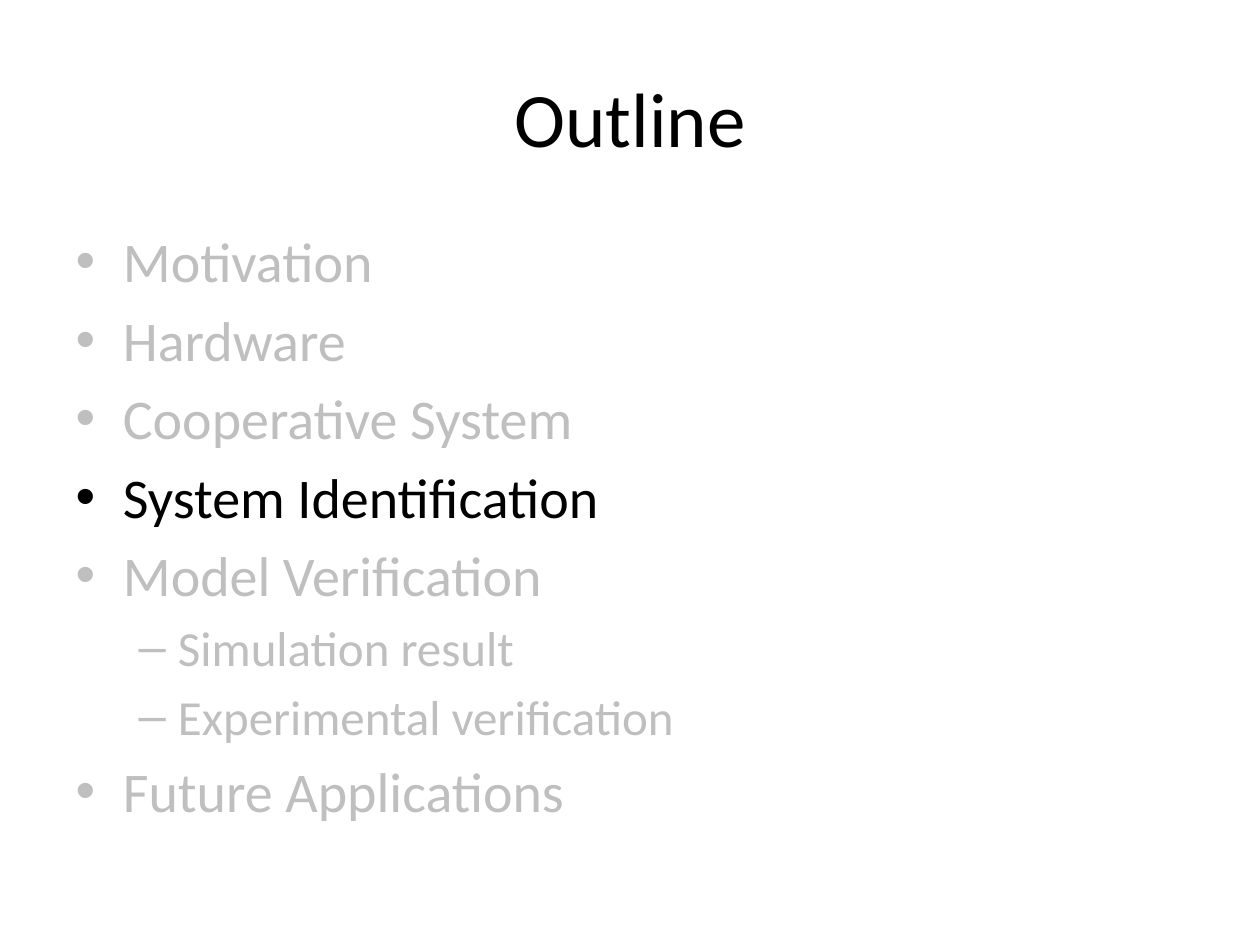
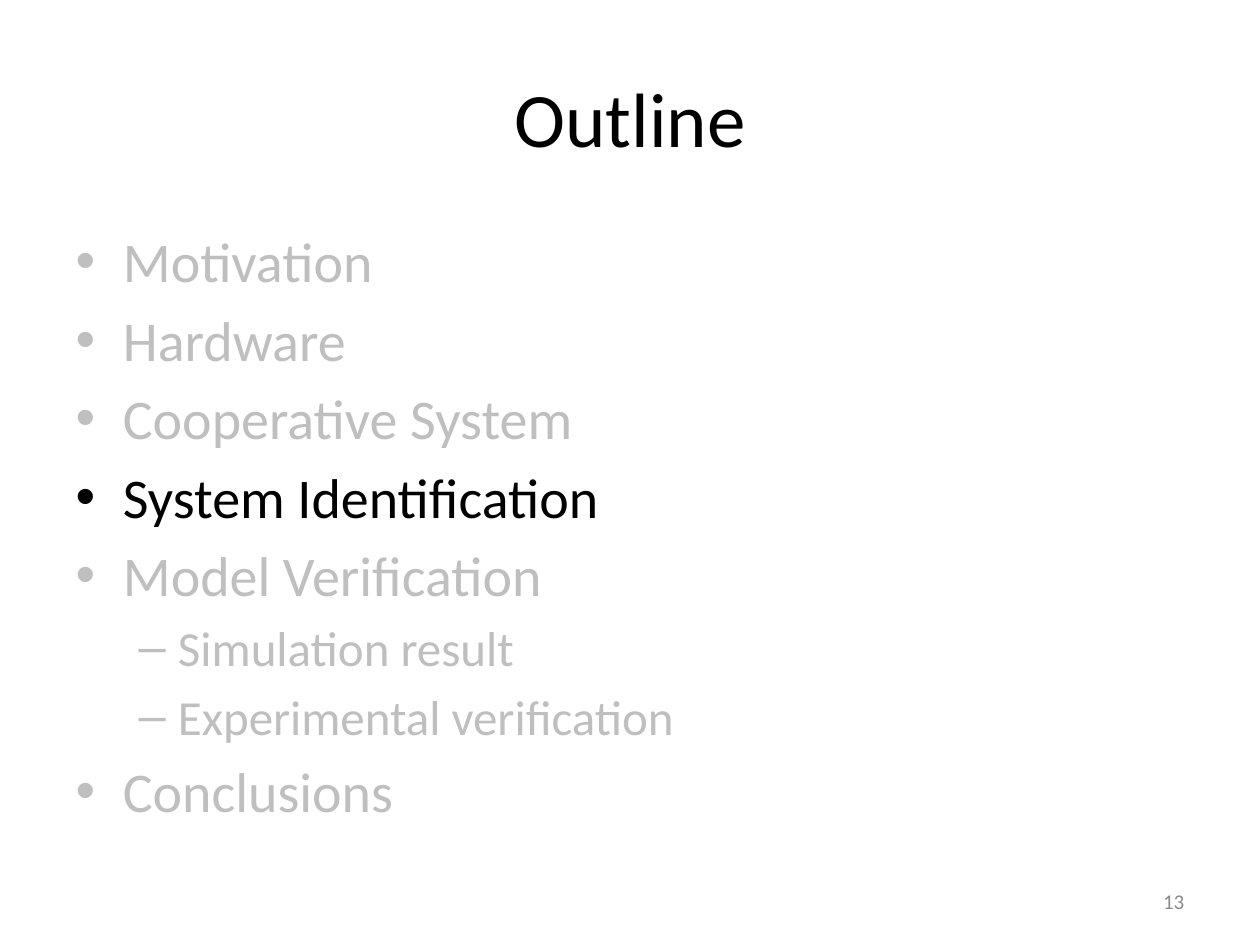
Before and after one commit to ryanjulian/manuscript-aamas2013, a slide deck: slide 13 of presentation/AAMAS_2013.pptx. Drawn at 1260x945 pixels with LibreOffice and Linux fonts; fonts in the diff are those of the drawing. Boxes give left, top, right and bottom in pixels: in the first picture for what was removed or moved away, otherwise in the second. Text is boxed around its words. In the diff, an @@ line names an element or a change of style, - is before the commit and + after.

```diff
--- a/presentation/AAMAS_2013.pptx
+++ b/presentation/AAMAS_2013.pptx
@@ text at box(123, 773, 393, 812): text changed @@
-• Future Applications
+• Conclusions
@@ page number added at box(1163, 895, 1184, 909), 12 pt, text #8C8C8C @@
+13
```
Also in this commit, not shown: 20 other slides changed, 2 slides added, 2 slides removed, 1 other file.
